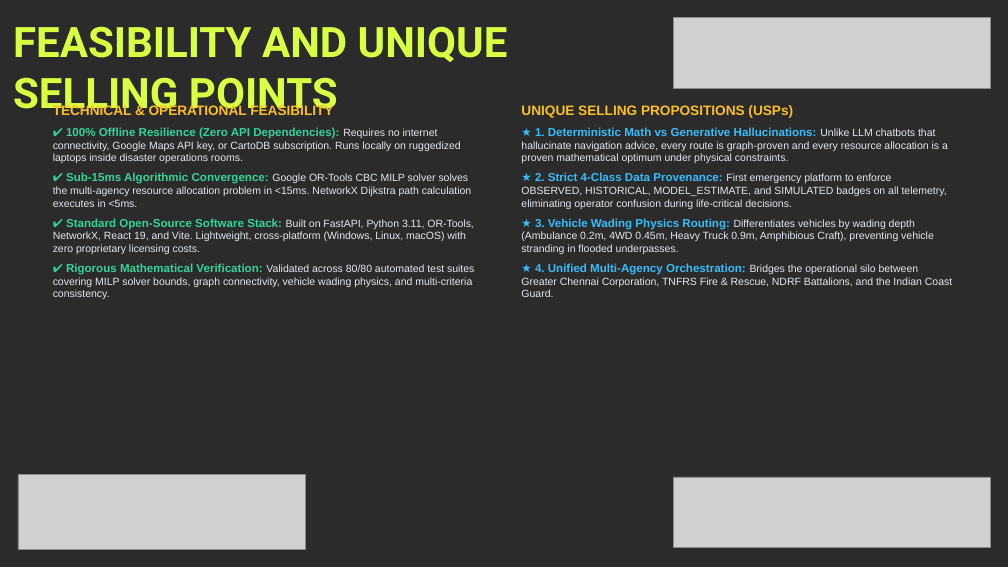
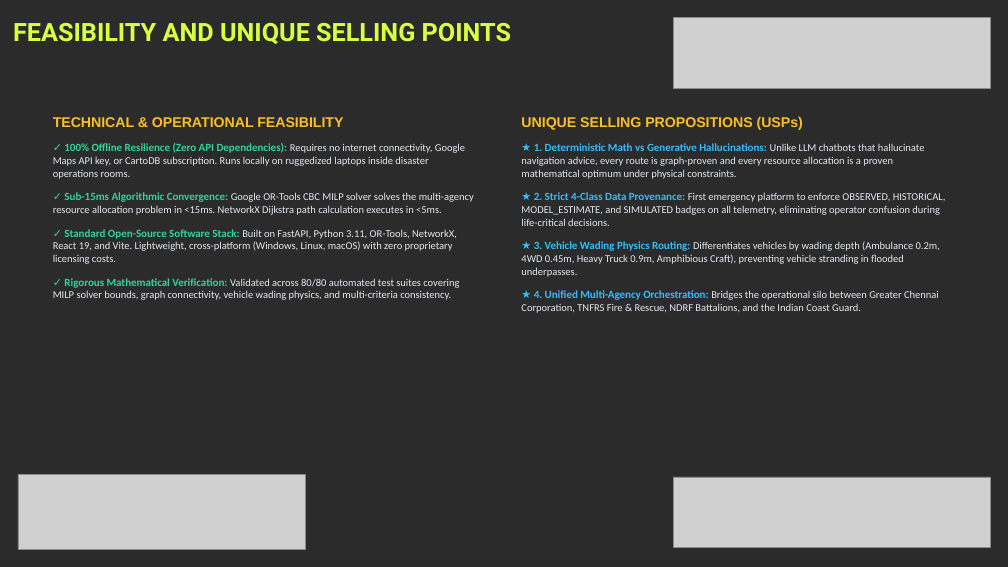
Before and after one commit to Vishnu-3727/nadi-net, a slide deck: slide 5 of NADI_NET_K_HACKS_Presentation.pptx. Drawn at 1008x567 pixels with LibreOffice and Linux fonts; fonts in the diff are those of the drawing; grey boxes stand for pictures; background and template pictures are left out; a plain dark background stands for a picture behind light text. Boxes give left, top, right and bottom in pixels: in the first picture for what was removed or moved away, otherwise in the second. Text is boxed around its words. In the diff, an @@ line names an element or a change of style, - is before the commit and + after.

Commit message:
fix(presentation): fix typography wrapping, eliminate all text collisions and table logo overlap

```diff
--- a/NADI_NET_K_HACKS_Presentation.pptx
+++ b/NADI_NET_K_HACKS_Presentation.pptx
@@ text "FEASIBILITY AND UNIQUE SELLING POINTS" at [13,23,511,44]: size 40 to 24 pt @@
@@ text "TECHNICAL & OPERATIONAL FEASIBILITY": place and size @@
-text "TECHNICAL & OPERATIONAL FEASIBILITY" at [53,104,474,299]
+text "TECHNICAL & OPERATIONAL FEASIBILITY" at [53,117,474,300]
@@ text at [53,117,343,127]: size 13 to 13.5 pt in "TECHNICAL & OPERATIONAL FEASIBILITY"; more space between paragraphs @@
@@ text "UNIQUE SELLING PROPOSITIONS (USPs)": place and size @@
-text "UNIQUE SELLING PROPOSITIONS (USPs)" at [521,105,952,297]
+text "UNIQUE SELLING PROPOSITIONS (USPs)" at [521,116,946,313]
@@ text "UNIQUE SELLING PROPOSITIONS (USPs)" at [521,116,946,313]: size 13 to 13.5 pt in "UNIQUE SELLING PROPOSITIONS (USPs)"; size 11 to 10.5 pt in "★ 1. Deterministic Math vs Generative Hallucinations:", "★ 2. Strict 4-Class Data Provenance:", "★ 3. Vehicle Wading Physics Routing:", "★ 4. Unified Multi-Agency Orchestration:"; font Arial to Calibri; more space between paragraphs @@
@@ text at [53,143,474,300]: text changed; font Arial to Calibri @@
-✔ 100% Offline Resilience (Zero API Dependencies): Requires no internet connectivity, Google Maps API key, or CartoDB subscription. Runs locally on ruggedized laptops inside disaster operations rooms.
-✔ Sub-15ms Algorithmic Convergence: Google OR-Tools CBC MILP solver solves the multi-agency resource allocation problem in <15ms. NetworkX Dijkstra path calculation executes in <5ms.
-✔ Standard Open-Source Software Stack: Built on FastAPI, Python 3.11, OR-Tools, NetworkX, React 19, and Vite. Lightweight, cross-platform (Windows, Linux, macOS) with zero proprietary licensing costs.
-✔ Rigorous Mathematical Verification: Validated across 80/80 automated test suites covering MILP solver bounds, graph connectivity, vehicle wading physics, and multi-criteria consistency.
+✓ 100% Offline Resilience (Zero API Dependencies): Requires no internet connectivity, Google Maps API key, or CartoDB subscription. Runs locally on ruggedized laptops inside disaster operations rooms.
+✓ Sub-15ms Algorithmic Convergence: Google OR-Tools CBC MILP solver solves the multi-agency resource allocation problem in <15ms. NetworkX Dijkstra path calculation executes in <5ms.
+✓ Standard Open-Source Software Stack: Built on FastAPI, Python 3.11, OR-Tools, NetworkX, React 19, and Vite. Lightweight, cross-platform (Windows, Linux, macOS) with zero proprietary licensing costs.
+✓ Rigorous Mathematical Verification: Validated across 80/80 automated test suites covering MILP solver bounds, graph connectivity, vehicle wading physics, and multi-criteria consistency.
```
Also in this commit, not shown: 7 other slides changed.
